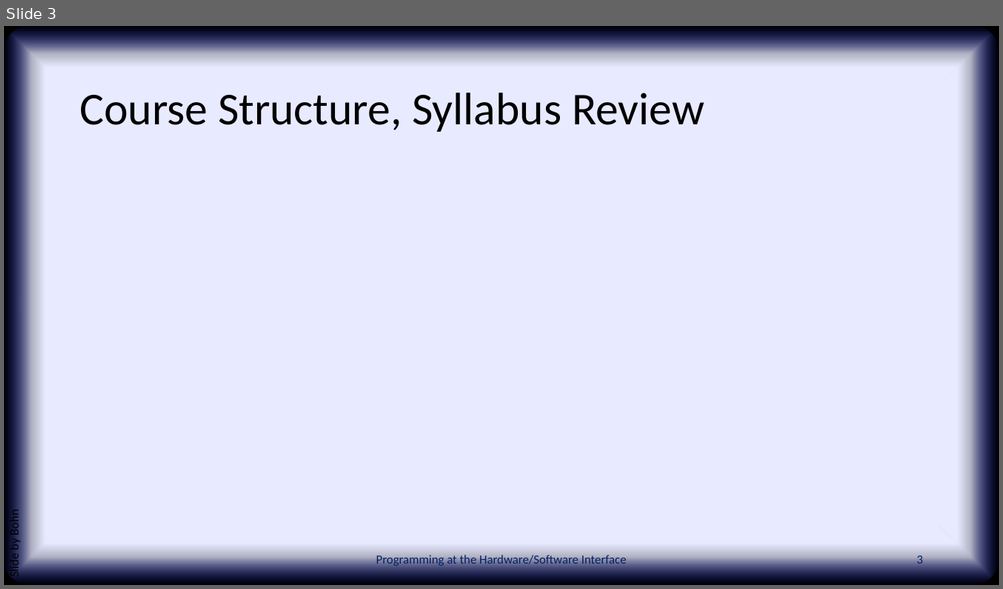
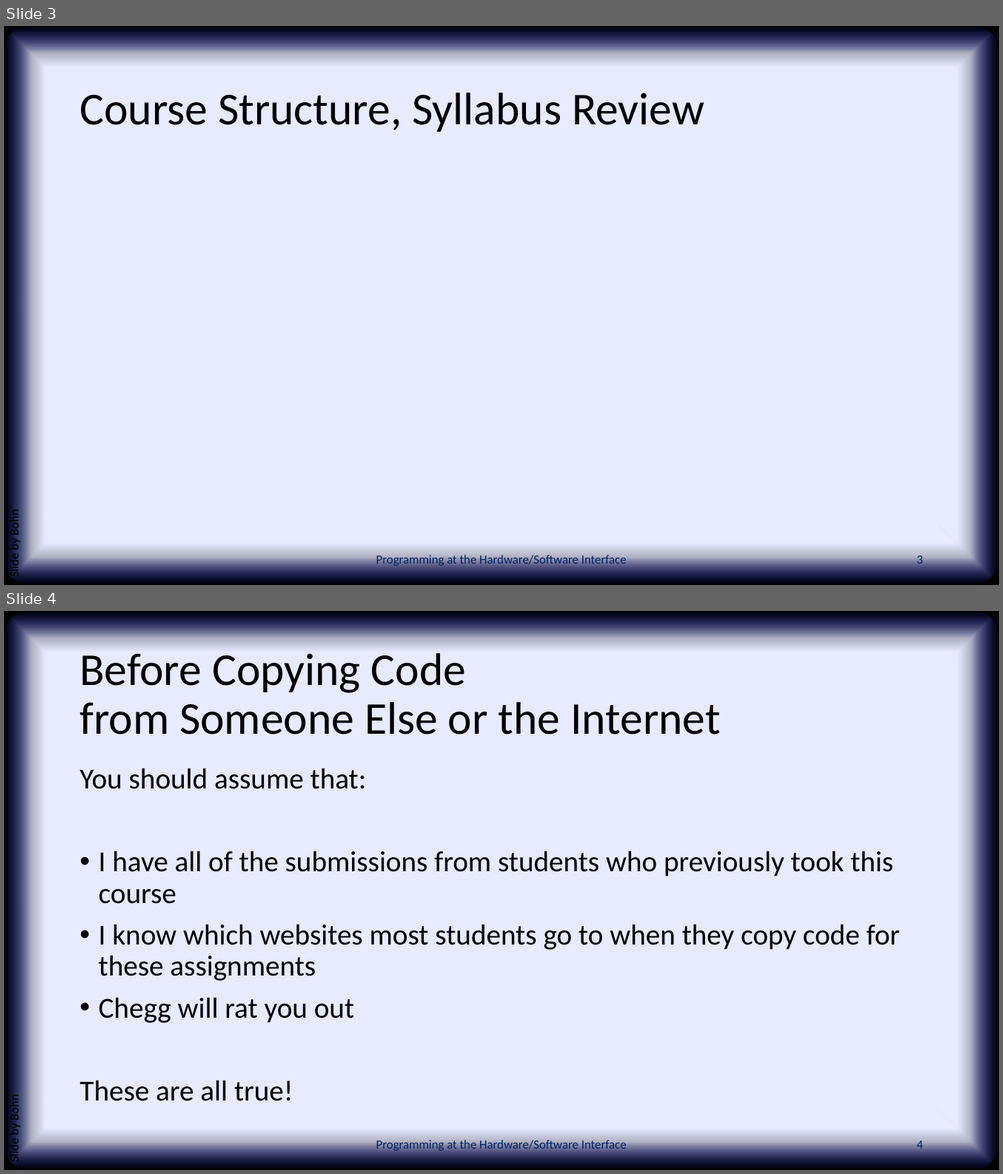
Before and after one commit to PHSI-supplements/slides, a slide deck: chap01.pptx. Shown one above the other, each under a label of ours: slide 3 before the commit, slides 3 and 4 after it. The pictures are 1003x589 and 1003x1174 pixels, drawn with LibreOffice and Linux fonts; fonts in the diff are those of the drawing; background and template pictures are left out. Boxes give left, top, right and bottom in pixels: in the first picture for what was removed or moved away, otherwise in the second. Text is boxed around its words. In the diff, an @@ line names an element or a change of style, - is before the commit and + after.

```diff
--- a/chap01.pptx
+++ b/chap01.pptx
@@ slide 4 added at [4, 611, 999, 1170], background picture (left out); not listed: 2 template elements that a slide beside it also shows @@
@@ title added at [79, 653, 720, 735], 44 pt, text #000000 @@
+Before Copying Code
+from Someone Else or the Internet
@@ text added at [79, 768, 899, 1102], 28 pt, text #000000 @@
+You should assume that:
+• I have all of the submissions from students who previously took this course
+• I know which websites most students go to when they copy code for these assignments
+• Chegg will rat you out
+These are all true!
@@ text added at [7, 1097, 22, 1162], 12 pt, text #000000 @@
+Slide by Bohn
@@ text added at [376, 1139, 626, 1151], 12 pt, text #002060 @@
+Programming at the Hardware/Software Interface
@@ page number added at [916, 1139, 922, 1149], 12 pt, text #002060 @@
+4
```
Also in this commit, not shown: 2 other files.
